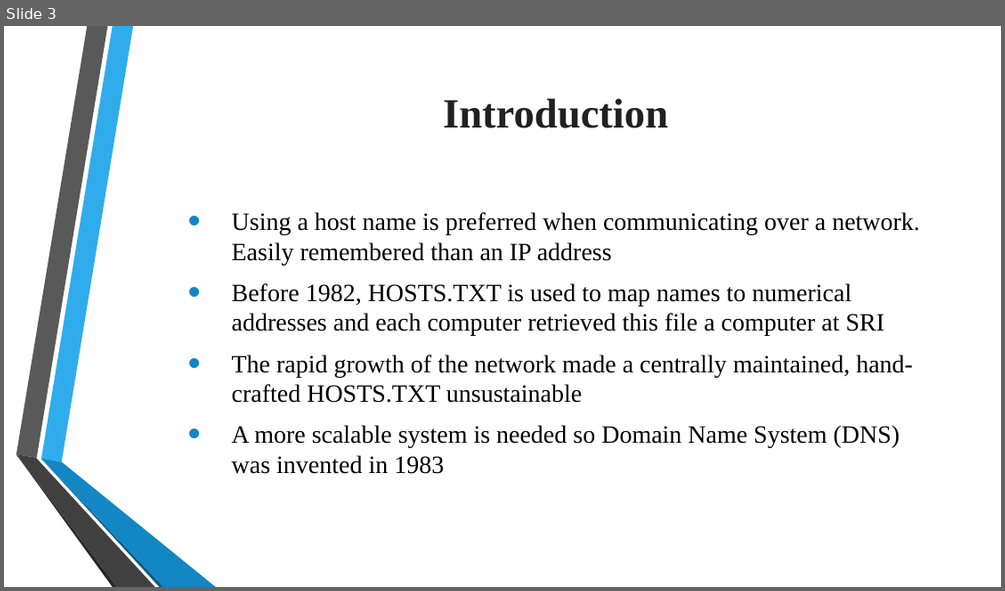
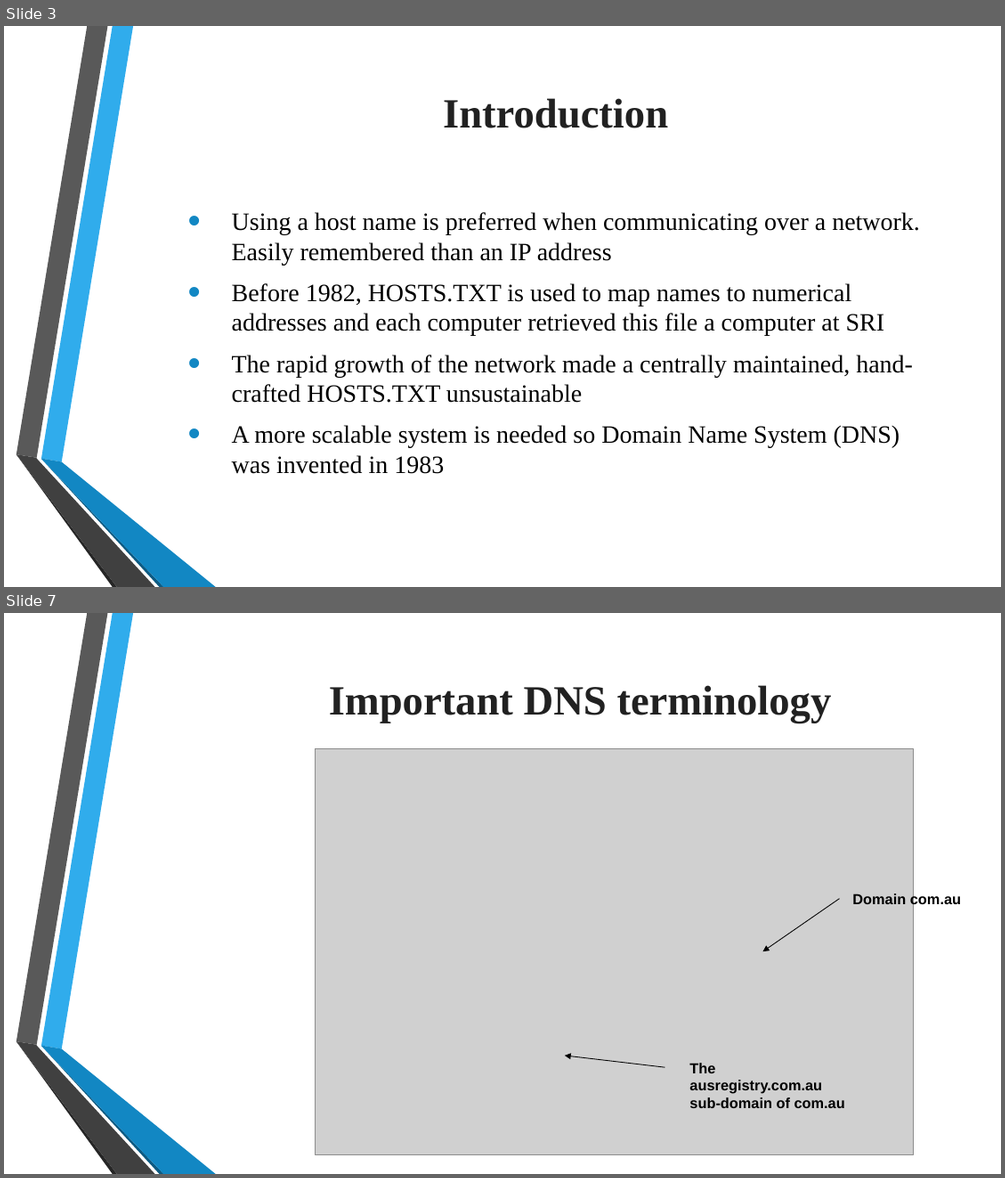
Before and after one commit to tiendatdk3493/Tai_Lieu, a slide deck: Domain Name System (DNS).pptx. Shown one above the other, each under a label of ours: slide 3 before the commit, slides 3 and 7 after it; the slides between them are not shown. The pictures are 1005x591 and 1005x1178 pixels, drawn with LibreOffice and Linux fonts; fonts in the diff are those of the drawing; grey boxes stand for pictures; background and template pictures are left out. Boxes give left, top, right and bottom in pixels: in the first picture for what was removed or moved away, otherwise in the second. Text is boxed around its words. In the diff, an @@ line names an element or a change of style, - is before the commit and + after.

```diff
--- a/Domain Name System (DNS).pptx
+++ b/Domain Name System (DNS).pptx
@@ slide 7 added at bbox=[4, 613, 1001, 1174], background picture (left out); not listed: 6 template elements that a slide beside it also shows @@
@@ text added at bbox=[329, 685, 832, 723], 40 pt, text #212121, bold @@
+  Important DNS terminology
@@ picture added at bbox=[316, 748, 913, 1154] @@
@@ arrow added from (840, 899) to (763, 952), #000000 0.75 pt @@
@@ text added at bbox=[852, 892, 961, 908], 14 pt, text #000000, bold @@
+Domain com.au
@@ arrow added from (665, 1067) to (565, 1055), #000000 0.75 pt @@
@@ text added at bbox=[689, 1062, 845, 1108], 14 pt, text #000000, bold @@
+The ausregistry.com.au sub-domain of com.au
```
Also in this commit, not shown: 2 slides changed, 15 other slides added.
